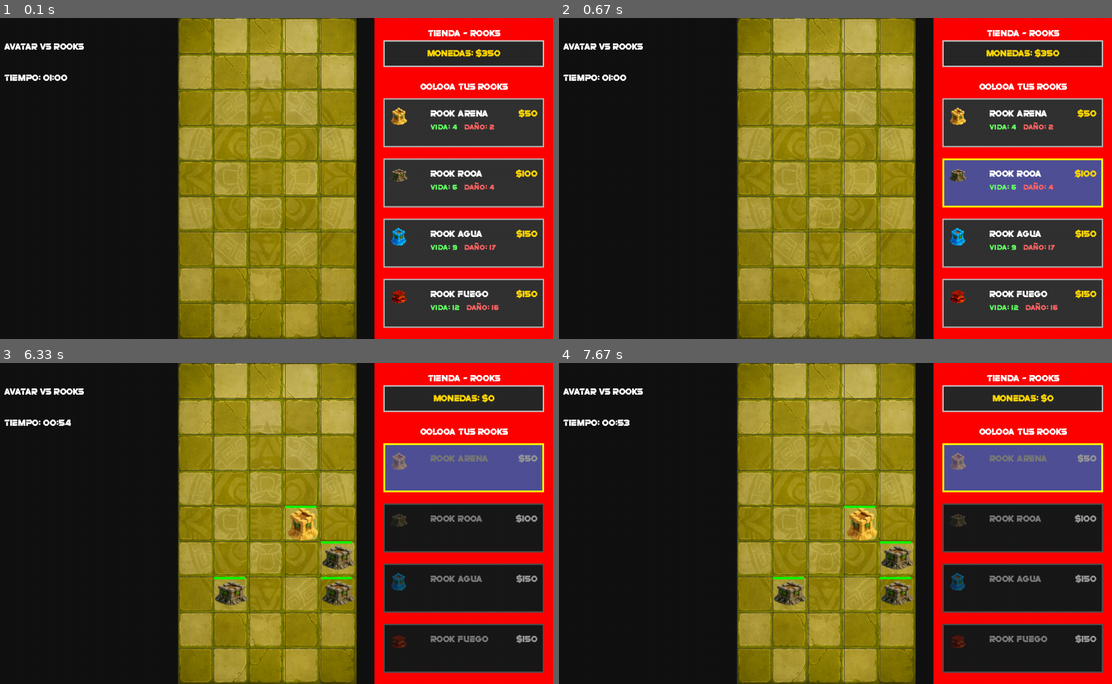
Above: before the commit, frames 1-4 (two rows, left to right).
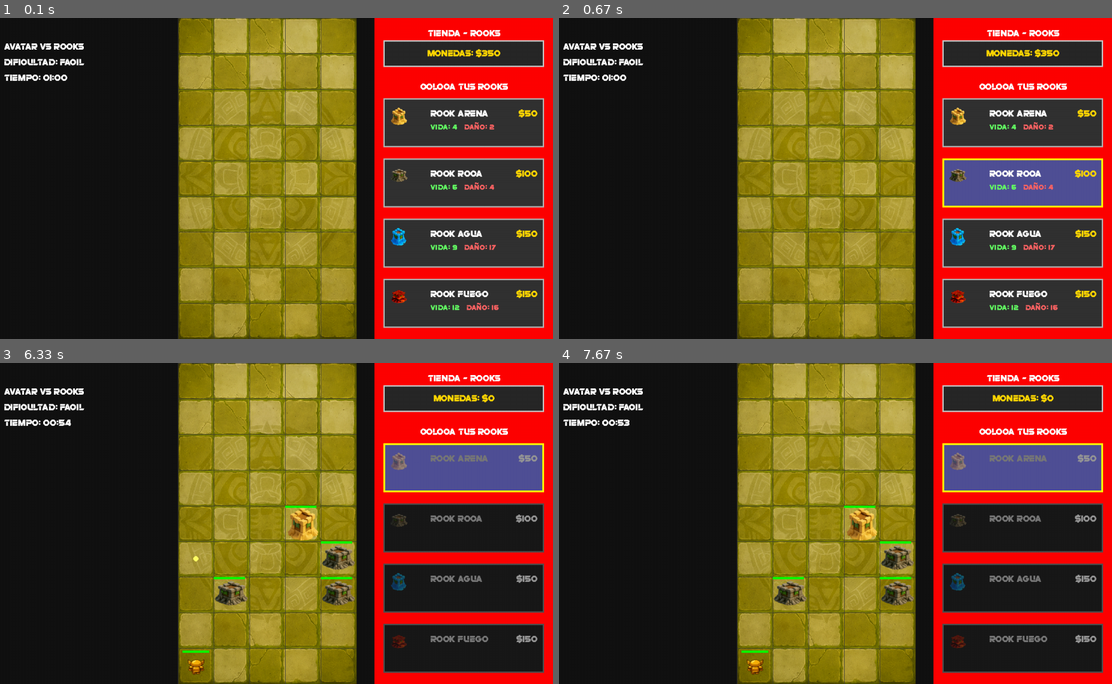
Above: after the commit, the same moments.

Repository: Otagoat14/AvatarVsRooksV2
Game: pygame game, started from Interfaz_Juego.py
The game is run twice, just before and just after one commit, with the same random seed, the same clock (stepped at 60 frames per second) and the same inputs.
Inputs (mouse positions are in pixels of both pictures, inside the frame that each line leads up to):
- Up to frame 1 (0.1 s): no input
- Up to frame 2 (0.67 s): click (1012, 168) at 0.38 s
- Up to frame 3 (6.33 s): click (320, 594) at 0.72 s; click (331, 552) at 1.05 s; click (243, 606) at 1.38 s; click (387, 465) at 2.88 s; click (293, 510) at 3.55 s
- Up to frame 4 (7.67 s): no input

The runs differ from the first frame. In frame 1, 0.2% of the frame differs, in the area x 0-16%, y 12-15%; in frame 2, 0.2%; in frame 3, 0.4%, in the area x 0-38%, y 12-98%; in frame 4, 0.4%.

Commit message:
Agregué la dificultad de niveles

Diff:
--- a/Interfaz_Juego.py
+++ b/Interfaz_Juego.py
@@ -23,8 +23,10 @@
 COLOR_BALA = (255, 255, 100)
 
 
+# En Interfaz_Juego.py, modifica la clase Interfaz:
+
 class Interfaz:
-    def __init__(self):
+    def __init__(self, dificultad="facil"):  # ← Agregar parámetro de dificultad
         pygame.init()
         info = pygame.display.Info()
         self.ANCHO_PANTALLA = info.current_w
@@ -35,13 +37,18 @@
         self.reloj = pygame.time.Clock()
         self.fuente_texto = pygame.font.Font("Fuentes/super_sliced.otf", 20)
 
+        # Guardar dificultad
+        self.dificultad = dificultad
+
         # CARGAR PERSONALIZACIÓN DEL USUARIO
         self.cargar_personalizacion()
 
         self.campo_matriz = pygame.Surface((ANCHO, ALTO))
         self.campo_tienda = pygame.Surface((ANCHO, ALTO * 2))
 
-        self.juego = Juego()
+        # Pasar dificultad al juego
+        self.juego = Juego(dificultad=self.dificultad)  # ← Aquí pasamos la dificultad
+
         self.item_seleccionado = None
 
         # Cargar imágenes
@@ -50,6 +57,7 @@
         # fondo de la matriz
         self.fondo_matriz = pygame.image.load("Imagenes/fondo.png").convert_alpha()
         self.fondo_matriz = pygame.transform.scale(self.fondo_matriz, (ANCHO, ALTO))
+
 
     def cargar_personalizacion(self):
         try:
@@ -356,6 +364,10 @@
         titulo_juego = self.fuente_texto.render("Avatar vs rooks", False, "White")
         self.pantalla.blit(titulo_juego, (50, 50))
 
+        # Información de dificultad
+        dificultad_texto = self.fuente_texto.render(f"Dificultad: {self.dificultad.upper()}", False, "White")
+        self.pantalla.blit(dificultad_texto, (50, 85))
+
         # Contador de tiempo
         self.dibujar_contador_tiempo()
 
@@ -557,5 +569,6 @@
             self.reloj.tick(60)
 
 if __name__ == "__main__":
+
     interfaz = Interfaz()
     interfaz.ejecutar()
--- a/Logica_juego.py
+++ b/Logica_juego.py
@@ -10,8 +10,9 @@
 ROOK_TIPO_3 = 4
 ROOK_TIPO_4 = 5
 
+
 class Juego:
-    def __init__(self):
+    def __init__(self, dificultad="facil"):
         self.matriz = [[VACIO for c in range(COLUMNAS)] for f in range(FILAS)]
         self.monedas_jugador = 350
         self.rooks_activos = []
@@ -26,9 +27,28 @@
         self.ultima_notificacion = ""
         self.tiempo_notificacion = 0
 
+        # Configurar dificultad
+        self.dificultad = dificultad
+        self._configurar_modificador_dificultad()
+
         # Inicializar último spawn
         for avatar_info in self.obtener_avatares_info():
             self.ultimo_spawn[avatar_info["tipo"]] = 0
+
+    def _configurar_modificador_dificultad(self):
+        """Configura los modificadores según la dificultad"""
+        if self.dificultad == "facil":
+            self.modificador_spawn = 1.0    # Spawn normal
+            self.tiempo_total = 60          # 60 segundos
+        elif self.dificultad == "medio":
+            self.modificador_spawn = 1.25   # 25% más rápido
+            self.tiempo_total = 75          # 60 + 25% = 75 segundos
+        elif self.dificultad == "dificil":
+            self.modificador_spawn = 1.5    # 50% más rápido
+            self.tiempo_total = 90          # 60 + 50% = 90 segundos
+        else:
+            self.modificador_spawn = 1.0
+            self.tiempo_total = 60
 
     def obtener_rooks_info(self):
         return [
@@ -59,32 +79,42 @@
         ]
 
     def obtener_avatares_info(self):
-        return [
+        """Retorna la información de avatares aplicando el modificador de dificultad"""
+        avatares_base = [
             {
                 "tipo": "Flechero",
                 "vida": 5, "daño": 2, "velocidad": 12.0,
                 "velocidad_ataque": 10.0, "probabilidad_spawn": 0.3,
-                "intervalo_spawn": 4.0
+                "intervalo_spawn_base": 4.0  # Cambiado a intervalo_spawn_base
             },
             {
                 "tipo": "Escudero",
                 "vida": 10, "daño": 3, "velocidad": 10.0,
                 "velocidad_ataque": 15.0, "probabilidad_spawn": 0.2,
-                "intervalo_spawn": 6.0
+                "intervalo_spawn_base": 6.0  # Cambiado a intervalo_spawn_base
             },
             {
                 "tipo": "Leñador",
                 "vida": 20, "daño": 9, "velocidad": 13.0,
                 "velocidad_ataque": 5.0, "probabilidad_spawn": 0.15,
-                "intervalo_spawn": 8.0
+                "intervalo_spawn_base": 8.0  # Cambiado a intervalo_spawn_base
             },
             {
                 "tipo": "Caníbal",
                 "vida": 25, "daño": 12, "velocidad": 14.0,
                 "velocidad_ataque": 3.0, "probabilidad_spawn": 0.1,
-                "intervalo_spawn": 10.0
+                "intervalo_spawn_base": 10.0  # Cambiado a intervalo_spawn_base
             }
         ]
+
+        # Aplicar modificador de dificultad a los intervalos de spawn
+        avatares_modificados = []
+        for avatar in avatares_base:
+            avatar_modificado = avatar.copy()
+            avatar_modificado["intervalo_spawn"] = avatar["intervalo_spawn_base"] / self.modificador_spawn
+            avatares_modificados.append(avatar_modificado)
+
+        return avatares_modificados
 
     def casilla_ocupada_por_avatar(self, fila, columna):
         for avatar in self.avatares_activos:
@@ -121,8 +151,17 @@
         tiempo_actual = time.time()
         tiempo_desde_ultimo = tiempo_actual - self.ultimo_spawn[avatar_info["tipo"]]
 
+        # DEBUG: Mostrar información de spawn
+        if indice == 0 and random.random() < 0.01:  # Solo ocasionalmente para no spammear
+            print(f"Dificultad: {self.dificultad}, Modificador: {self.modificador_spawn}")
+            print(f"Flechero - Intervalo: {avatar_info['intervalo_spawn']:.2f}s")
+
         if tiempo_desde_ultimo >= avatar_info["intervalo_spawn"]:
-            if random.random() < avatar_info["probabilidad_spawn"]:
+            # AUMENTAR probabilidad de spawn según dificultad
+            probabilidad_base = avatar_info["probabilidad_spawn"]
+            probabilidad_modificada = probabilidad_base * self.modificador_spawn
+
+            if random.random() < probabilidad_modificada:
                 columnas_disponibles = list(range(COLUMNAS))
                 random.shuffle(columnas_disponibles)
 
@@ -155,6 +194,7 @@
             self.ultimo_spawn[avatar_info["tipo"]] = tiempo_actual
 
         self.spawn_avatares_recursivo(indice + 1)
+
 
     def actualizar_rooks_recursivo(self, indice=0):
         if indice >= len(self.rooks_activos):
@@ -341,29 +381,28 @@
             return True
         return False
 
-    def verificar_victoria(self):
-        rooks_vivos = len([r for r in self.rooks_activos if r.personaje_vivo])
-        return rooks_vivos > 0
-
     def actualizar_tiempo(self):
-        if self.juego_iniciado and self.tiempo_restante > 0:
-            tiempo_actual = time.time()
-            tiempo_transcurrido = int(tiempo_actual - self.tiempo_inicio)
-            self.tiempo_restante = max(0, 60 - tiempo_transcurrido)
-
-            if self.tiempo_restante == 0 and not self.game_over:
-                if self.verificar_victoria():
-                    self.victoria = True
-                    print("¡VICTORIA! Sobreviviste el tiempo con rooks vivos")
-                else:
-                    self.game_over = True
-                    print("DERROTA - No quedan rooks vivos")
+            if self.juego_iniciado and self.tiempo_restante > 0:
+                tiempo_actual = time.time()
+                tiempo_transcurrido = int(tiempo_actual - self.tiempo_inicio)
+
+                self.tiempo_restante = max(0, self.tiempo_total - tiempo_transcurrido)
+
+                if self.tiempo_restante == 0 and not self.game_over:
+                    if self.verificar_victoria():
+                        self.victoria = True
+                        print(f"¡VICTORIA! Sobreviviste {self.tiempo_total} segundos con rooks vivos")
+                    else:
+                        self.game_over = True
+                        print("DERROTA - No quedan rooks vivos")
+
 
     def iniciar_juego(self):
         self.juego_iniciado = True
         self.game_over = False
         self.victoria = False
-        self.tiempo_restante = 60
+        # Usar el tiempo total configurado por dificultad
+        self.tiempo_restante = self.tiempo_total
         self.tiempo_inicio = time.time()
 
         tiempo_actual = time.time()
@@ -379,7 +418,8 @@
         self.juego_iniciado = True
         self.game_over = False
         self.victoria = False
-        self.tiempo_restante = 60
+        # Usar el tiempo total configurado por dificultad
+        self.tiempo_restante = self.tiempo_total
         self.tiempo_inicio = time.time()
 
         tiempo_actual = time.time()
--- a/dificultad.py
+++ b/dificultad.py
@@ -47,7 +47,6 @@
         self.running = True
 
     def _cargar_tema_usuario(self):
-        """Carga el tema personalizado del usuario"""
         try:
             perfil = cargar_perfil(self.username)
             if perfil and perfil.get('tema'):
@@ -65,7 +64,6 @@
         }
 
     def _aplicar_tema(self):
-        """Aplica los colores del tema a variables internas"""
         self.col_fondo = tuple(self.tema["fondo"]["rgb"])
         self.col_texto = tuple(self.tema["texto"]["rgb"])
         self.col_ventana = tuple(self.tema["ventana"]["rgb"])
@@ -101,7 +99,6 @@
                 pass
 
     def _cargar_fuentes(self):
-        """Carga las fuentes necesarias"""
         try:
             # Intentar cargar fuentes personalizadas
             self.fuente_titulo = pygame.font.Font("Fuentes/super_sliced.otf", 48)
@@ -114,7 +111,6 @@
             self.fuente_desc = pygame.font.SysFont("segoeui", 16)
 
     def _crear_botones(self):
-        """Crea los rectángulos y textos de los botones"""
         center_x = self.WIN_W // 2
         center_y = self.WIN_H // 2
 
@@ -144,7 +140,6 @@
         }
 
     def _ajustar_color(self, color, factor):
-        """Ajusta el brillo de un color"""
         r, g, b = color
         r = max(0, min(255, int(r * factor)))
         g = max(0, min(255, int(g * factor)))
@@ -152,13 +147,11 @@
         return (r, g, b)
 
     def _obtener_color_texto_contraste(self, color_fondo):
-        """Determina si el texto debe ser claro u oscuro según el fondo"""
         r, g, b = color_fondo
         luminancia = (0.299 * r + 0.587 * g + 0.114 * b) / 255
         return (20, 20, 20) if luminancia > 0.6 else (245, 245, 245)
 
     def _dibujar_boton(self, boton_info, dificultad):
-        """Dibuja un botón con su estado actual"""
         rect = boton_info["rect"]
         texto = boton_info["texto"]
         descripcion = boton_info["descripcion"]
@@ -186,7 +179,6 @@
         self.screen.blit(desc_surface, desc_rect)
 
     def _procesar_eventos(self):
-        """Procesa los eventos de pygame"""
         for event in pygame.event.get():
             if event.type == pygame.QUIT:
                 self.running = False
@@ -221,7 +213,6 @@
                     self.running = False
 
     def _dibujar_interfaz(self):
-        """Dibuja toda la interfaz"""
         # Fondo
         self.screen.fill(self.col_fondo)
 
@@ -247,7 +238,6 @@
         self.screen.blit(inst_surface, inst_rect)
 
     def run(self):
-        """Ejecuta la pantalla de dificultad"""
         while self.running and not self.dificultad_seleccionada:
             self._procesar_eventos()
             self._dibujar_interfaz()
@@ -258,7 +248,6 @@
         return self.dificultad_seleccionada
 
 def main(username: str, lang: str = "es"):
-    """Función principal para ejecutar la pantalla de dificultad"""
     pantalla = PantallaDificultad(username, lang)
     dificultad = pantalla.run()
 
@@ -271,16 +260,13 @@
 
             # Importar y ejecutar el juego
             from Interfaz_Juego import Interfaz
-
-            # Pasar la dificultad seleccionada al juego
-            juego = Interfaz()
-            juego.dificultad = dificultad
+            juego = Interfaz(dificultad=dificultad)
 
             juego.ejecutar()
 
         except Exception as e:
 
-            # Mostrar mensaje de error
+
             try:
                 import tkinter as tk
                 from tkinter import messagebox
